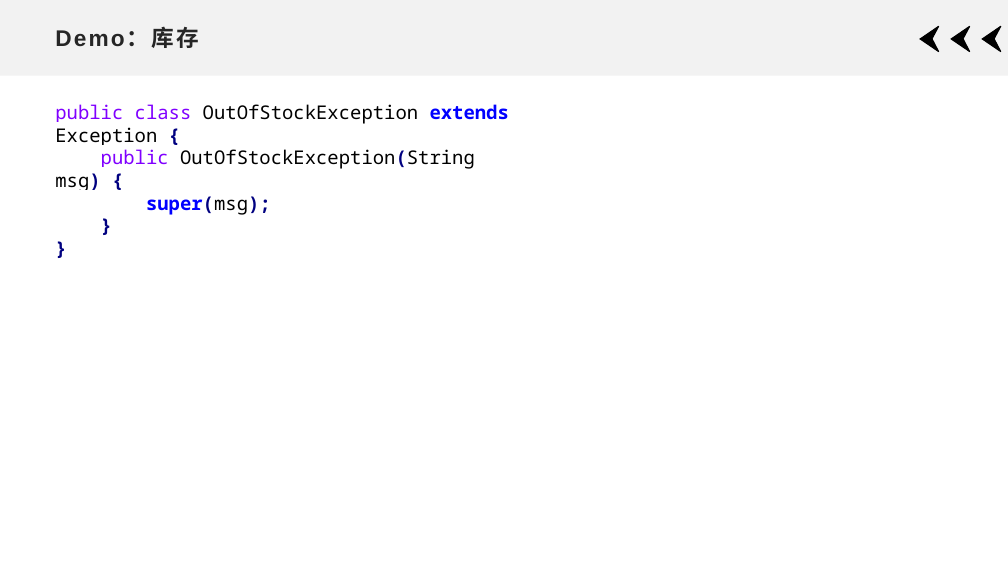
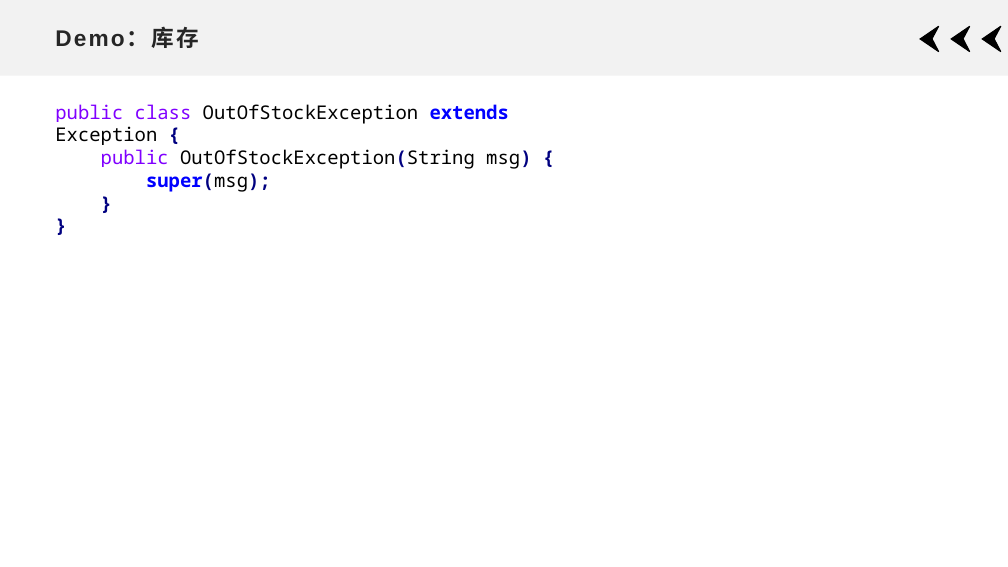
Before and after one commit to xdai02/Java, a slide deck: slide 12 of slides/Chapter7.pptx. Drawn at 1008x567 pixels with LibreOffice and Linux fonts; fonts in the diff are those of the drawing. Boxes give left, top, right and bottom in pixels: in the first picture for what was removed or moved away, otherwise in the second. Text is boxed around its words. In the diff, an @@ line names an element or a change of style, - is before the commit and + after.

Commit message:
fix

```diff
--- a/slides/Chapter7.pptx
+++ b/slides/Chapter7.pptx
@@ text "public class OutOfStockException extends Exception ..." rewrapped from [55,104,509,215] to [55,104,531,192] @@
```
